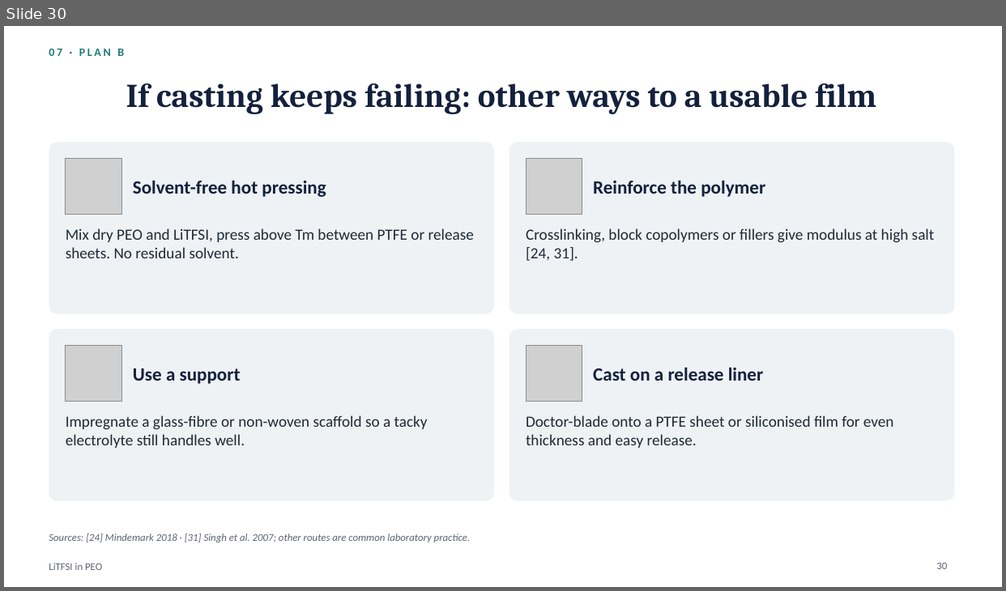
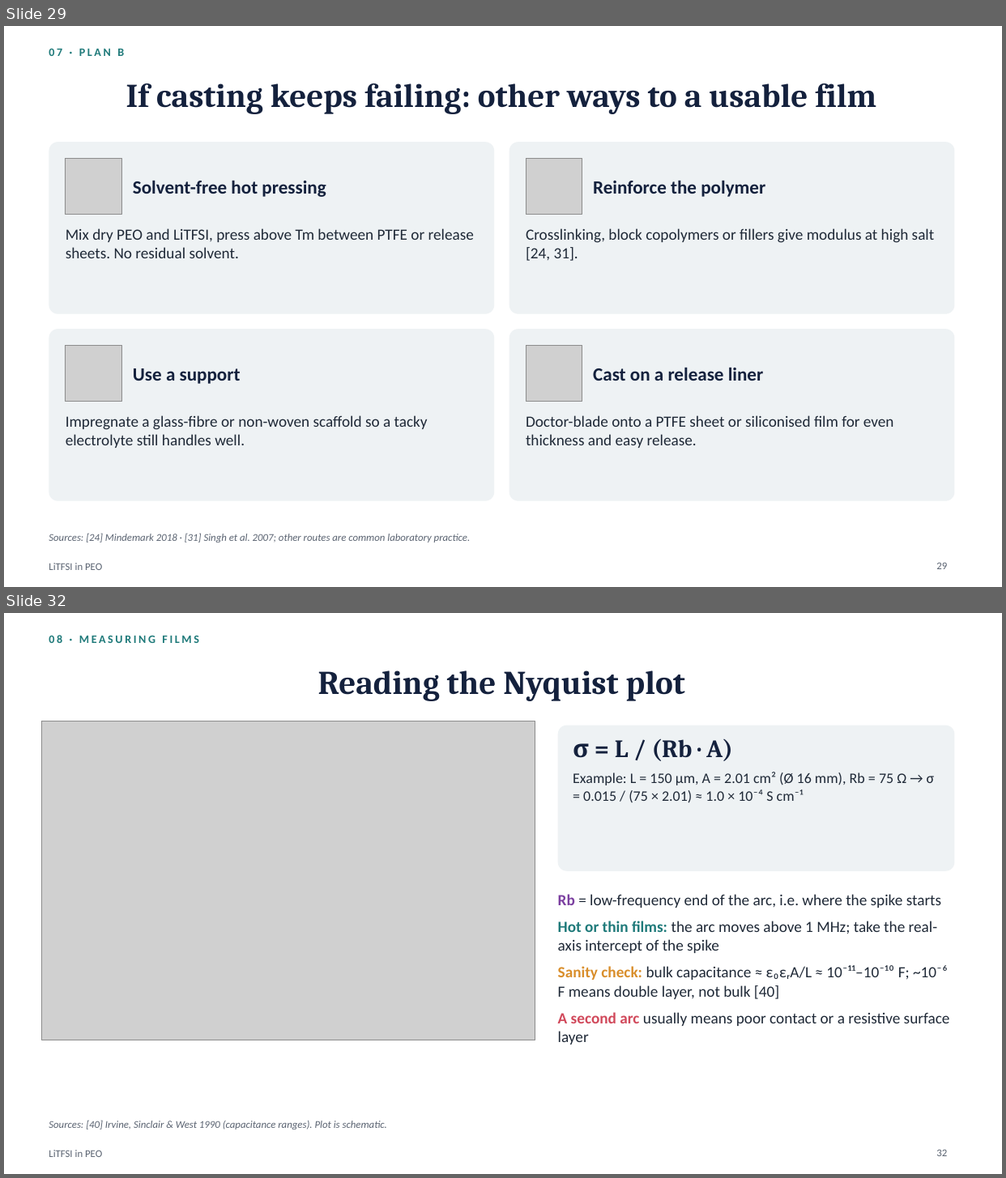
Before and after one commit to zhaoyuw44-lang/Trash, a slide deck: litfsi_peo_ppt/LiTFSI_in_PEO.pptx. Shown one above the other, each under a label of ours: slide 30 before the commit, slides 29 and 32 after it; the slides between them are not shown. The pictures are 1006x591 and 1006x1178 pixels, drawn with LibreOffice and Linux fonts; fonts in the diff are those of the drawing; grey boxes stand for pictures. Boxes give left, top, right and bottom in pixels: in the first picture for what was removed or moved away, otherwise in the second. Text is boxed around its words. In the diff, an @@ line names an element or a change of style, - is before the commit and + after.

```diff
--- a/litfsi_peo_ppt/LiTFSI_in_PEO.pptx
+++ b/litfsi_peo_ppt/LiTFSI_in_PEO.pptx
@@ slide 32 added at (4,613,1002,1174), background #FFFFFF; not listed: 1 template element that a slide beside it also shows @@
@@ text added at (49,635,199,643), 11 pt, text #1F7A7A, bold @@
+08 · MEASURING FILMS
@@ title added at (318,671,685,701), 32 pt, text #14213D, bold @@
+Reading the Nyquist plot
@@ picture added at (41,722,535,1041) @@
@@ rounded rectangle added at (558,726,955,871), fill #EEF2F4 @@
@@ text added at (573,739,935,803), 14 pt, text #1F2937 @@
+σ = L / (Rb · A)
+Example: L = 150 µm, A = 2.01 cm² (Ø 16 mm), Rb = 75 Ω → σ = 0.015 / (75 × 2.01) ≈ 1.0 × 10⁻⁴ S cm⁻¹
@@ text added at (558,894,950,1045), 15 pt, text #1F2937 @@
+• Rb = low-frequency end of the arc, i.e. where the spike starts
+• Hot or thin films: the arc moves above 1 MHz; take the real-axis intercept of the spike
+• Sanity check: bulk capacitance ≈ ε₀εᵣA/L ≈ 10⁻¹¹–10⁻¹⁰ F; ~10⁻⁶ F means double layer, not bulk [40]
+• A second arc usually means poor contact or a resistive surface layer
@@ text added at (49,1120,387,1130), 10 pt, text #5B6472, italic @@
+Sources: [40] Irvine, Sinclair & West 1990 (capacitance ranges). Plot is schematic.
@@ page number added at (936,1149,947,1157), 10 pt, text #5B6472 @@
+32
@@ what was slide 30 is now slide 29 @@
@@ page number at (936,562,947,570): text changed @@
-30
+29
```
Also in this commit, not shown: 6 slides changed, 3 other slides added, 8 other files.
